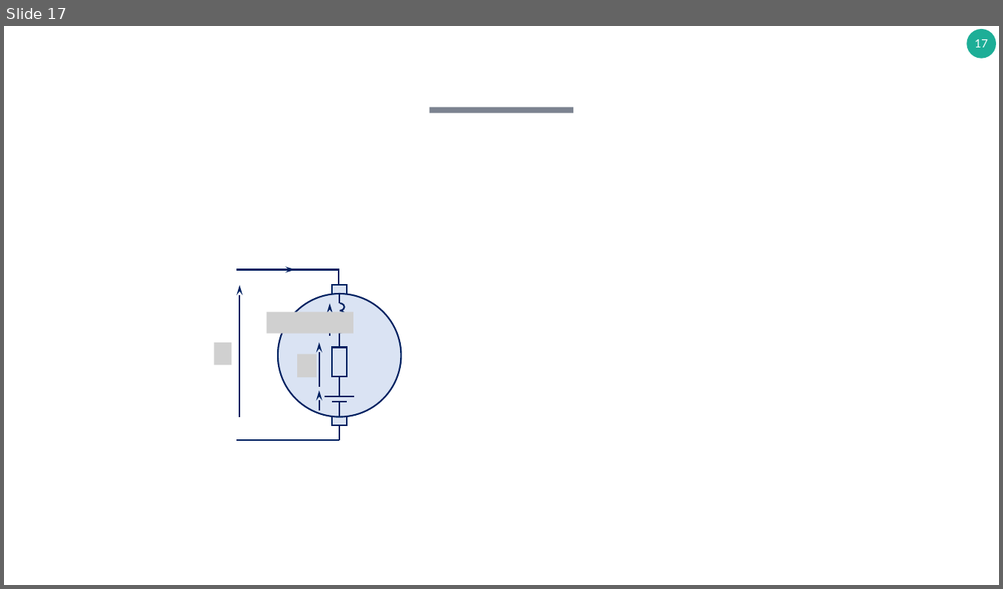
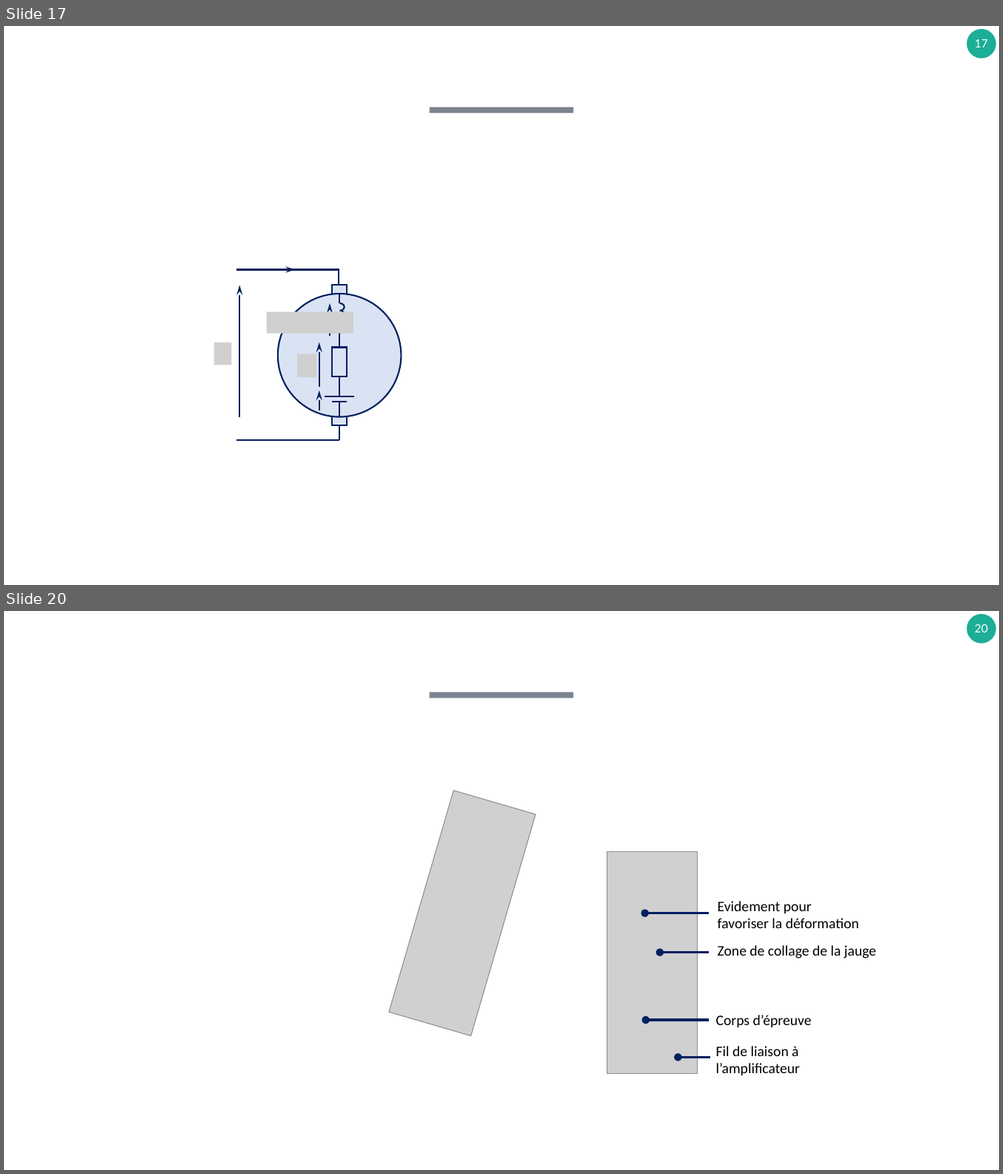
Before and after one commit to xpessoles/PSI_Preparation_Oral, a slide deck: Fiches_Protocoles_Techno/Fiches_Technologie.pptx. Shown one above the other, each under a label of ours: slide 17 before the commit, slides 17 and 20 after it; the slides between them are not shown. The pictures are 1003x589 and 1003x1174 pixels, drawn with LibreOffice and Linux fonts; fonts in the diff are those of the drawing; grey boxes stand for pictures; background and template pictures are left out. Boxes give left, top, right and bottom in pixels: in the first picture for what was removed or moved away, otherwise in the second. Text is boxed around its words. In the diff, an @@ line names an element or a change of style, - is before the commit and + after.

```diff
--- a/Fiches_Protocoles_Techno/Fiches_Technologie.pptx
+++ b/Fiches_Protocoles_Techno/Fiches_Technologie.pptx
@@ slide 20 added at (x1=4, y1=611, x2=999, y2=1170), background #FFFFFF; not listed: 2 template elements that a slide beside it also shows @@
@@ picture added at (x1=389, y1=791, x2=536, y2=1037) @@
@@ picture added at (x1=607, y1=851, x2=697, y2=1074) @@
@@ arrow added from (708, 913) to (645, 913), #002060 2.5 pt @@
@@ text added at (x1=717, y1=901, x2=859, y2=928), 14 pt, text #000000 @@
+Evidement pour favoriser la déformation
@@ arrow added from (708, 953) to (660, 953), #002060 2.5 pt @@
@@ text added at (x1=717, y1=945, x2=876, y2=959), 14 pt, text #000000 @@
+Zone de collage de la jauge
@@ arrow added from (708, 1021) to (646, 1021), #002060 2.5 pt @@
@@ text added at (x1=716, y1=1015, x2=811, y2=1028), 14 pt, text #000000 @@
+Corps d’épreuve
@@ text added at (x1=716, y1=1046, x2=800, y2=1076), 14 pt, text #000000 @@
+Fil de liaison à l’amplificateur
@@ arrow added from (710, 1058) to (677, 1058), #002060 2.5 pt @@
```
Also in this commit, not shown: 2 other slides added, 3 other files.
